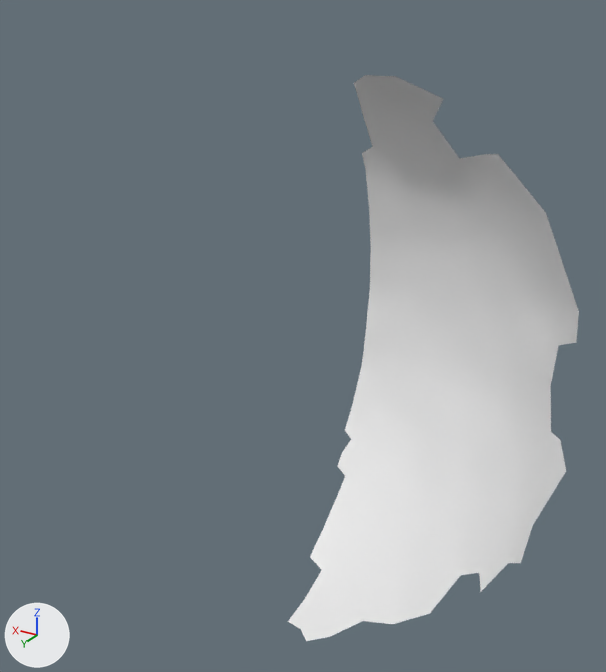
The OBJ model res/final/onecam_fullvolume/05/cleanedup/FullVolium.000324.obj: old version first, new version second.
Both versions are drawn from a 50 mm camera at (-295.7, 572.2, 274.8) aimed at (-192.4, 400.0, 188.7). Every picture has the same lights, and +X, +Y and +Z are marked at lower left. Where no turn or scale is listed for an object, it has been applied to the vertices.

Objects in the first picture: 'FullVolium.000324'.
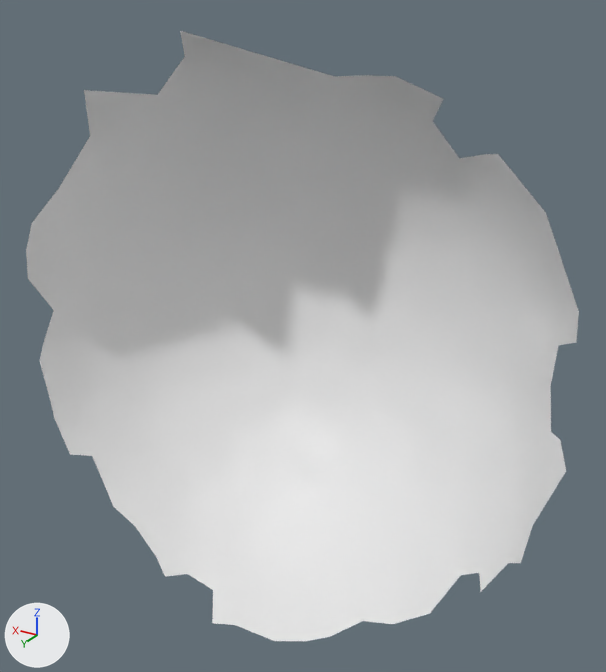
Pixel boxes (x1, y1, x2, y2) of what changed, in the pictures (606 x 672 px):
'FullVolium.000324', reshaped (90% wider, 8% taller): before (288, 75, 579, 641); after (26, 31, 579, 641)
part 1 of me_fullvolium_000324, added: after (26, 31, 372, 641)

Diff of the bpy script that builds the scene:
```diff
--- a/res/final/onecam_fullvolume/05/cleanedup/FullVolium.000324.obj.py
+++ b/res/final/onecam_fullvolume/05/cleanedup/FullVolium.000324.obj.py
@@ me_fullvolium_000324 @@
 # used by ob_fullvolium_000324; location = (0.0, 0.0, 0.0)
-me_fullvolium_000324.from_pydata(...)  # 553 vertices, 1036 faces; spans x -266.6..-193.3, y 363.7..431.6, z 120.4..253.7
+me_fullvolium_000324.from_pydata(...)  # 1253 vertices, 2450 faces; spans x -266.6..-115.5, y 363.7..435.9, z 118.1..263.0
+# me_fullvolium_000324 part 1: 700 vertices added at x -204.1..-115.5, y 363.8..435.9, z 118.1..263.0
```
